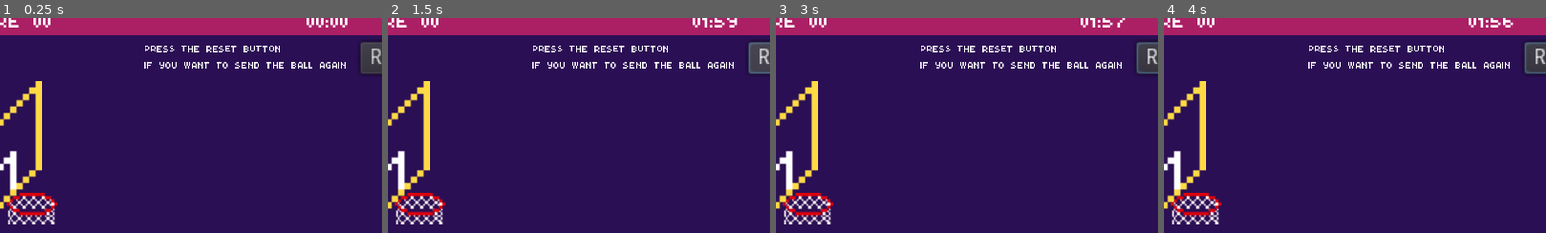
Above: before the commit, frames 1-4 (left to right).
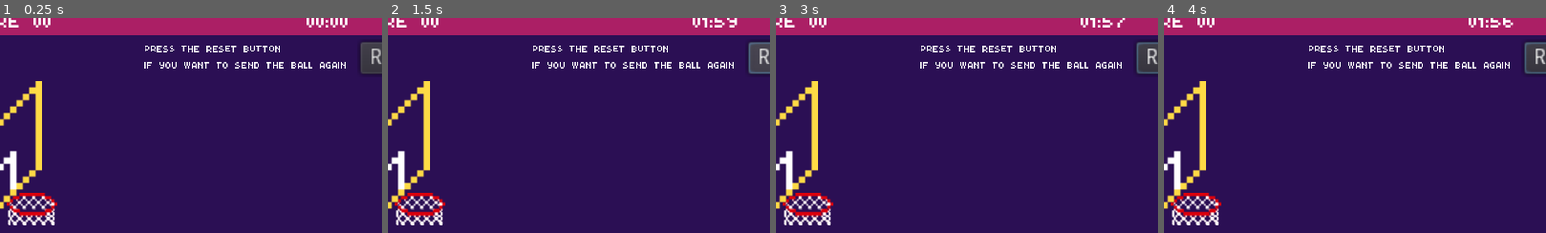
Above: after the commit, the same moments.

Repository: kerodekroma/pickaball-godot
Game: Godot game, scene res://scenes/Main.tscn
Same seed, same stepped clock (60 frames per second), same inputs: the game is played once before the commit and once after it.
Inputs (mouse positions are % of the whole screen's width and height, from its top left):
- Up to frame 1 (0.25 s): no input
- Up to frame 2 (1.5 s): move the mouse to (72, 45) at 0.52 s; click (72, 45) at 0.67 s; click "RESET" at 1.25 s
- Up to frame 3 (3 s): drag from (30, 55) to (11, 47) at 2.02 s; move the mouse to (60, 28) at 2.77 s; click (60, 28) at 2.92 s
- Up to frame 4 (4 s): drag from (45, 70) to (20, 35) at 3.52 s
The pictures show only the part of the screen within x 7-57%, y 2-52%; the shares and areas given below are measured in that part.

The runs differ from the first frame. In frame 1, 0.4% of the frame differs, in the area x 2-15%, y 88-97%; in frame 2, 0.4%; in frame 3, 0.4%; in frame 4, 0.4%.

Commit message:
feat: max cursor distance and basket z-index effect

Diff:
--- a/entities/Basket/Basket.tscn
+++ b/entities/Basket/Basket.tscn
@@ -31,9 +31,16 @@
 "_edit_lock_": true
 }
 
-[node name="Sprite" type="Sprite" parent="Ring"]
+[node name="SpriteBack" type="Sprite" parent="Ring"]
 position = Vector2( 21.8536, 26.2279 )
 texture = ExtResource( 1 )
+
+[node name="SpriteFront" type="Sprite" parent="Ring"]
+position = Vector2( 21.1457, 31.4192 )
+z_index = 1
+texture = ExtResource( 1 )
+region_enabled = true
+region_rect = Rect2( 0, 10, 30, 10 )
 
 [node name="CollisionShape2D" type="CollisionShape2D" parent="Ring"]
 position = Vector2( 6.88946, 26.2079 )
--- a/entities/Control/Control.gd
+++ b/entities/Control/Control.gd
@@ -8,6 +8,7 @@
 var area_ent = false
 var screen_size = Vector2.ZERO
 var initial_sprite_position: Vector2
+const MAX_DISTANCE = 150
 
 signal control_released(position)
 
@@ -22,7 +23,6 @@
 	area_ent = true
 	$Sprite.scale.y = 2
 	$Sprite.scale.x = 2
-	print("pressed!!")
 
 func _on_TouchScreenButton_released():
 	area_ent = false
@@ -42,4 +42,6 @@
 			touch_pos = event.get_position()
 			delta_drag_x = touch_pos.x - delta_x
 			delta_drag_y = touch_pos.y - delta_y
-			$Sprite.set_position(Vector2(delta_drag_x, delta_drag_y))
+			var force = Vector2(delta_drag_x, delta_drag_y)
+			#using clamped limits a vector longitude
+			$Sprite.set_position(force.clamped(MAX_DISTANCE))
